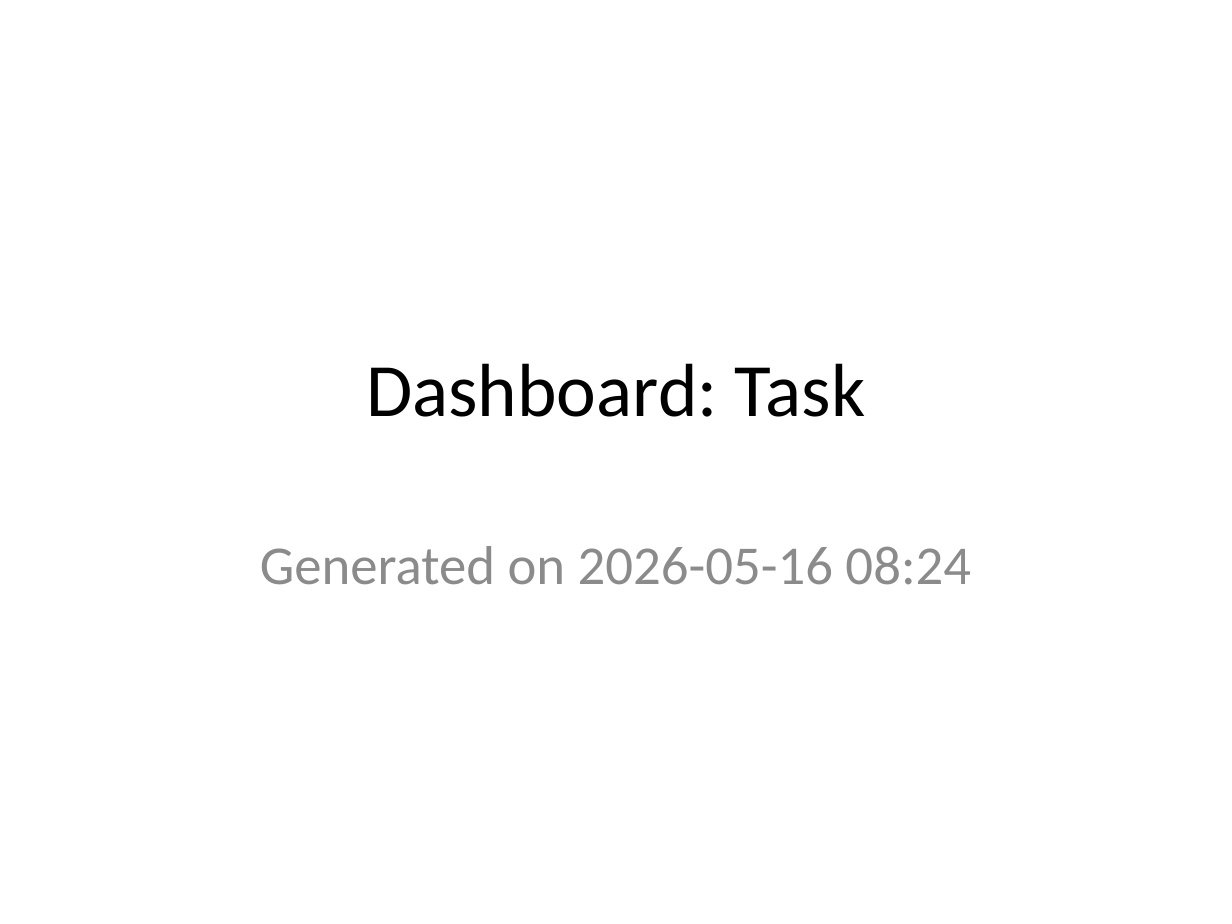
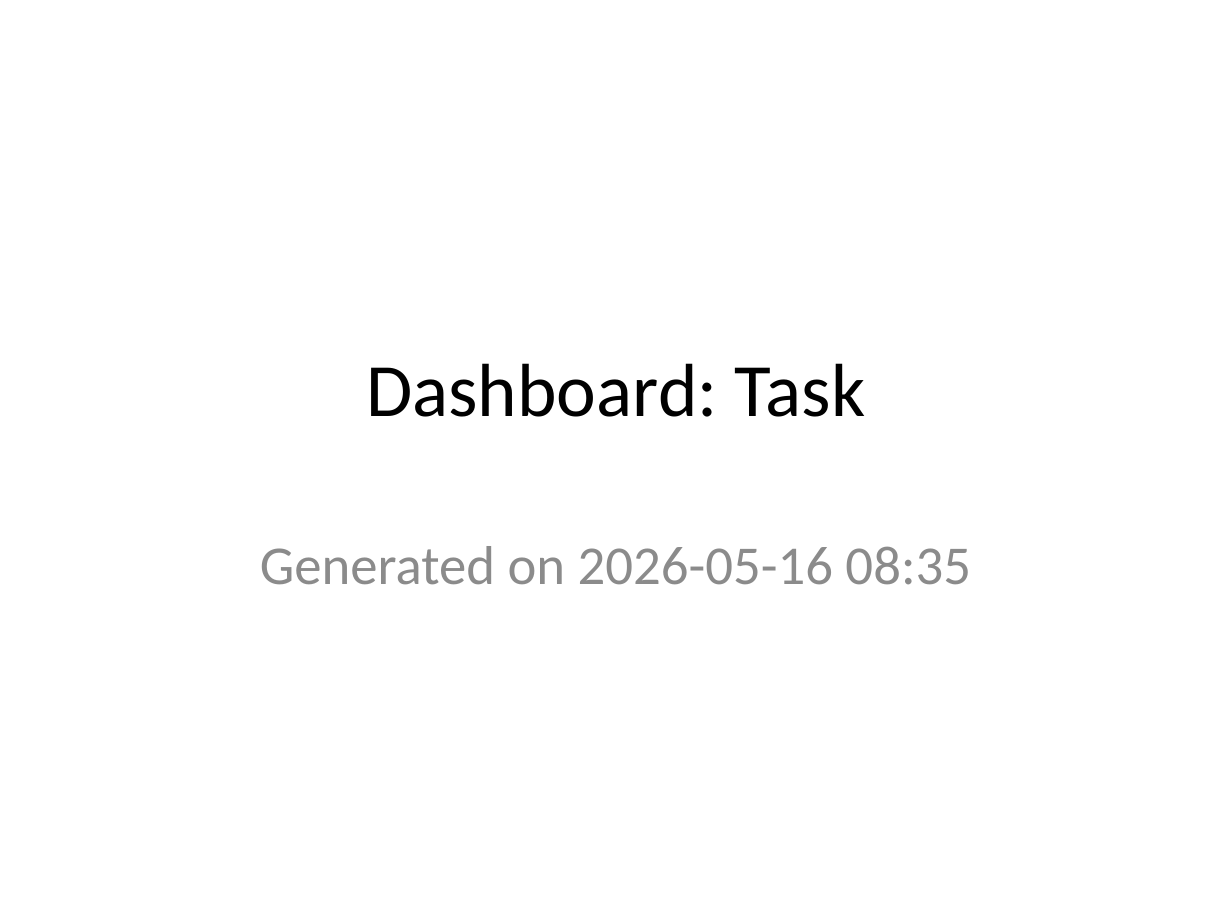
Before and after one commit to cbroult/predictability-engine, a slide deck: slide 1 of data/samples/reports/sample_data_large/types/Task.pptx. Drawn at 1232x924 pixels with LibreOffice and Linux fonts; fonts in the diff are those of the drawing. Boxes give left, top, right and bottom in pixels: in the first picture for what was removed or moved away, otherwise in the second. Text is boxed around its words. In the diff, an @@ line names an element or a change of style, - is before the commit and + after.

```diff
--- a/data/samples/reports/sample_data_large/types/Task.pptx
+++ b/data/samples/reports/sample_data_large/types/Task.pptx
@@ subtitle at [260,546,971,585]: text changed @@
-Generated on 2026-05-16 08:24
+Generated on 2026-05-16 08:35
```
Also in this commit, not shown: 27 other files.
